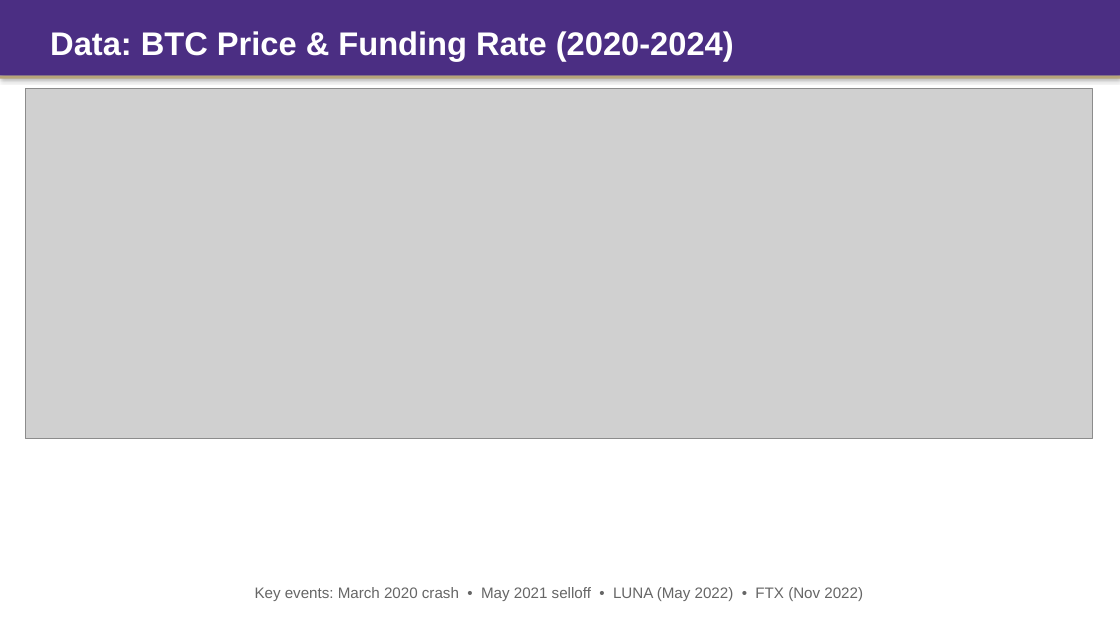
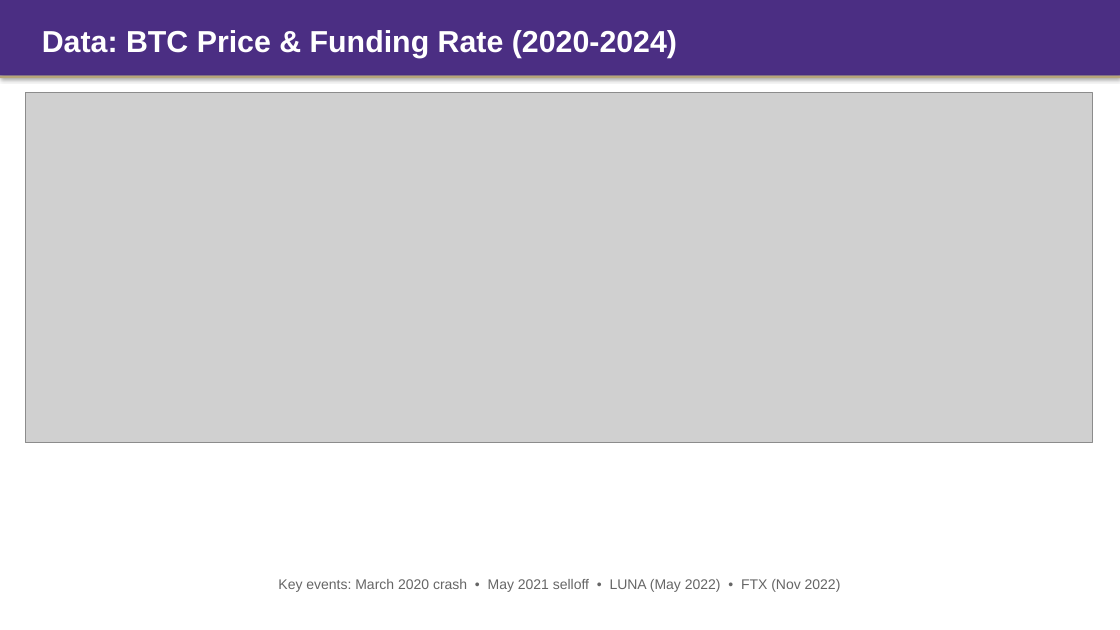
Before and after one commit to Tyche1107/Strategy-project, a slide deck: slide 5 of CFRM522_Presentation.pptx. Drawn at 1120x630 pixels with LibreOffice and Linux fonts; fonts in the diff are those of the drawing; grey boxes stand for pictures. Boxes give left, top, right and bottom in pixels: in the first picture for what was removed or moved away, otherwise in the second. Text is boxed around its words. In the diff, an @@ line names an element or a change of style, - is before the commit and + after.

```diff
--- a/CFRM522_Presentation.pptx
+++ b/CFRM522_Presentation.pptx
@@ text "Data: BTC Price & Funding ...": place and size @@
-text "Data: BTC Price & Funding ..." at box(50, 31, 734, 61)
+text "Data: BTC Price & Funding ..." at box(42, 30, 677, 58)
@@ text "Data: BTC Price & Funding ..." at box(42, 30, 677, 58): size 28 to 26 pt @@
@@ picture: place and size @@
-picture at box(25, 88, 1092, 439)
+picture at box(25, 92, 1092, 443)
@@ text "Key events: March 2020 crash ...": place and size @@
-text "Key events: March 2020 crash ..." at box(255, 587, 863, 601)
+text "Key events: March 2020 crash ..." at box(278, 579, 841, 592)
@@ text "Key events: March 2020 crash ..." at box(278, 579, 841, 592): size 13 to 12 pt @@
```
Also in this commit, not shown: 14 other slides changed, 2 other files.
